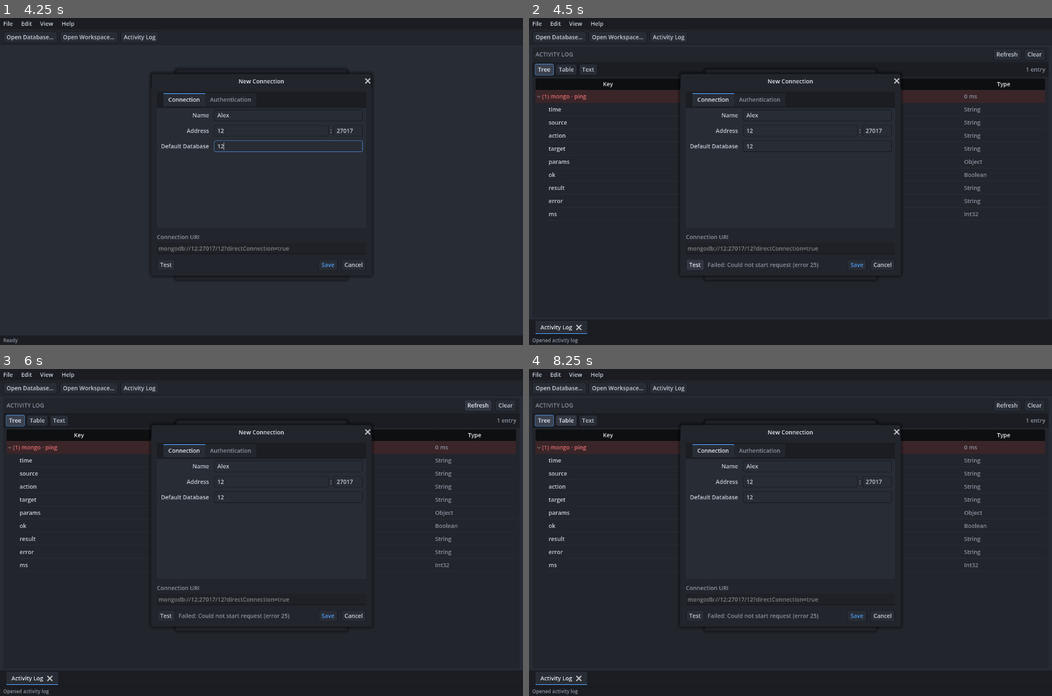
Above: before the commit, frames 1-4 (two rows, left to right).
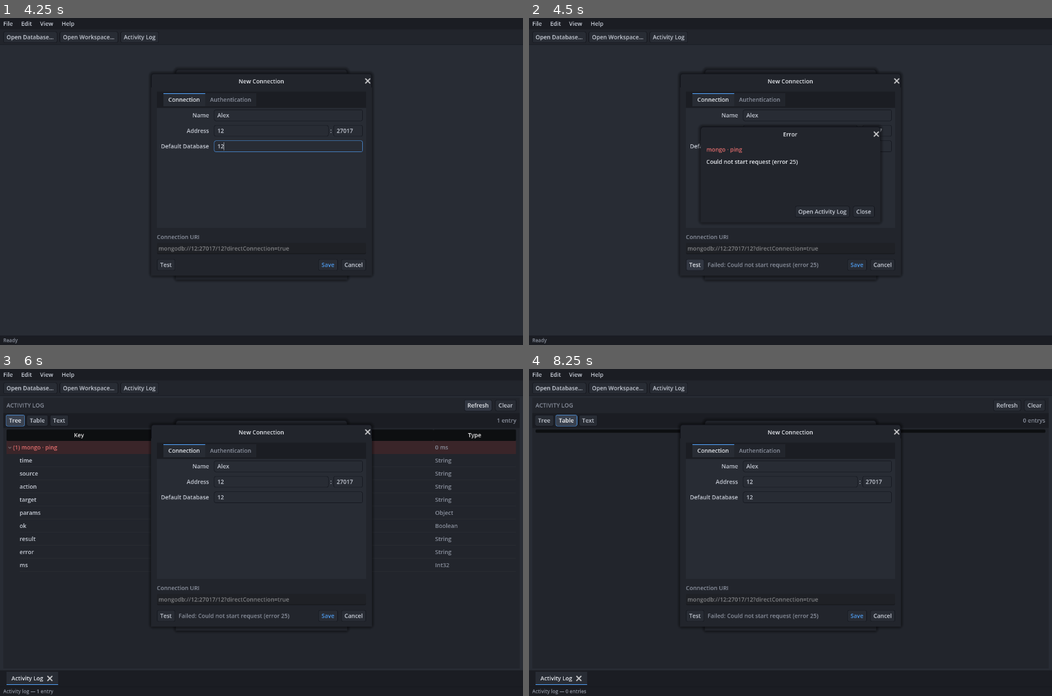
Above: after the commit, the same moments.

Repository: pierre-lehnen-rc/debris
Game: Godot game, scene res://source/ui/main.tscn
Two runs of this game, one before a commit and one after it. Both use one fixed random seed, a clock stepped at 60 frames per second and the inputs below.
Inputs (mouse positions are in pixels of both pictures, inside the frame that each line leads up to):
- Up to frame 1 (4.25 s): click "Open Database…" at 0.5 s; click "Open Workspace…" at 1.25 s; click "Activity Log" at 2 s; click "+" at 2.75 s; click (287, 116) at 3.52 s; type "Alex" at 3.6 s; click (271, 129) at 3.75 s; type "12" at 3.83 s; click (287, 145) at 3.98 s; type "12" at 4.07 s
- Up to frame 2 (4.5 s): click "Test" at 4.25 s
- Up to frame 3 (6 s): click (292, 561) at 5 s, where only the run after the commit has a clickable "Open Activity Log"; click "Refresh" at 5.75 s
- Up to frame 4 (8.25 s): click "Clear" at 6.5 s; click "Tree" at 7.25 s; click "Table" at 8 s

Frame 1 is identical in both runs. In frame 2, 3.2% of the frame differs, in the area x 0-99%, y 10-100%; in frame 3, less than 0.1%; in frame 4, 2.1%.

Commit message:
Show an error popup on failure instead of opening the activity log
A failed action now surfaces a small dismissable dialog with a button to
open the activity log, rather than opening the log unprompted. Also drop
the Insert/Edit actions from the activity log's context menu, since log
entries aren't editable documents (Delete stays).

Co-Authored-By: Claude Opus 4.7 <noreply@anthropic.com>

Diff:
--- a/client/source/ui/database/results/doc_results_view.gd
+++ b/client/source/ui/database/results/doc_results_view.gd
@@ -35,6 +35,11 @@
 var _doc_menu: PopupMenu
 var _menu_doc_index := -1
 var _menu_item: TreeItem
+
+## When set, top-level rows render as activity-log entries (see the tree view) and
+## the context menu drops the Insert/Edit actions, since log entries aren't
+## editable documents. Delete stays available.
+var _log_mode := false
 
 # Schema-driven custom types/actions ------------------------------------------
 ## Schema resolving custom types for the collection currently displayed, and the
@@ -88,6 +93,13 @@
 	_collection = collection
 
 
+## Toggle activity-log rendering. The Activity Log tab enables it via ResultsView;
+## subclasses read _log_mode when rendering rows and the base uses it to hide the
+## Insert/Edit context-menu actions.
+func set_log_mode(enabled: bool) -> void:
+	_log_mode = enabled
+
+
 ## The custom type name for a value at `field_path` in the current collection, or
 ## "" when no schema/collection/rule applies. field_path == "" is the document.
 func _resolve_type(field_path: String, value: Variant) -> String:
@@ -128,9 +140,11 @@
 			_doc_menu.get_item_index(DocAction.COLLAPSE_RECURSIVE), KEY_MASK_ALT | KEY_LEFT
 		)
 		_doc_menu.add_separator()
-	_doc_menu.add_item("Edit Document…", DocAction.EDIT)
+	if not _log_mode:
+		_doc_menu.add_item("Edit Document…", DocAction.EDIT)
 	_doc_menu.add_item("View Document", DocAction.VIEW)
-	_doc_menu.add_item("Insert Document…", DocAction.INSERT)
+	if not _log_mode:
+		_doc_menu.add_item("Insert Document…", DocAction.INSERT)
 	_doc_menu.add_separator()
 	if not is_document:
 		_doc_menu.add_item("Copy Name", DocAction.COPY_NAME)
--- a/client/source/ui/database/results/tree_results_view.gd
+++ b/client/source/ui/database/results/tree_results_view.gd
@@ -3,17 +3,11 @@
 
 ## Robo3T-style tree: one expandable row per document, then nested key/value/type
 ## rows for every field. The first document of the page starts expanded.
-
-## When set, top-level rows are rendered as activity-log entries: the Key column
-## shows source/action/target, the Value column shows the result or error, and
-## failed actions get an error background. Nested field rows are unaffected.
-var _log_mode := false
-
-
-## Toggle activity-log rendering for top-level rows. Called by the ResultsView
-## owner (only the Activity Log tab enables it).
-func set_log_mode(enabled: bool) -> void:
-	_log_mode = enabled
+##
+## When _log_mode is set (inherited from DocResultsView), top-level rows render as
+## activity-log entries: the Key column shows source/action/target, the Value
+## column shows the result or error, and failed actions get an error background.
+## Nested field rows are unaffected.
 
 
 func _ready_view() -> void:
--- a/client/source/ui/database/results_view.gd
+++ b/client/source/ui/database/results_view.gd
@@ -116,6 +116,9 @@
 ## tree view changes; the table and text views are unaffected.
 func set_log_mode(enabled: bool) -> void:
 	_tree_view.set_log_mode(enabled)
+	# The table view keeps its normal rendering, but must know it's showing log
+	# entries so its context menu drops Insert/Edit just like the tree's.
+	_table_view.set_log_mode(enabled)
 
 
 ## Opens the document editor in insert mode (used by the sidebar's
--- /dev/null
+++ b/client/source/ui/dialogs/error_dialog.gd
@@ -0,0 +1,43 @@
+class_name ErrorDialog
+extends Window
+
+## A small popup surfaced when a logged action fails. It shows the failing
+## action and its error message, and offers two choices: dismiss it, or jump to
+## the Activity Log for the full history. It never opens the log on its own —
+## that's the user's call. Layout lives in error_dialog.tscn.
+
+signal open_log_requested()
+
+@onready var _heading: Label = %Heading
+@onready var _message: Label = %Message
+
+
+func _ready() -> void:
+	_apply_style()
+
+
+func _apply_style() -> void:
+	_heading.add_theme_color_override("font_color", AppTheme.ERROR)
+	_message.add_theme_color_override("font_color", AppTheme.TEXT_BRIGHT)
+
+
+## Populate from a failed ActivityLog entry and show the popup.
+func show_error(entry: Dictionary) -> void:
+	var source: String = str(entry.get("source", ""))
+	var action: String = str(entry.get("action", ""))
+	var target: String = str(entry.get("target", ""))
+	var heading := action if source.is_empty() else "%s · %s" % [source, action]
+	if not target.is_empty():
+		heading += " · %s" % target
+	_heading.text = heading if not heading.strip_edges().is_empty() else "Action failed"
+
+	var error: String = str(entry.get("error", ""))
+	_message.text = error if not error.is_empty() else "The action failed without an error message."
+
+	popup_centered(Vector2i(440, 200))
+
+
+# Wired in error_dialog.tscn ---------------------------------------------------
+func _on_open_log() -> void:
+	hide()
+	open_log_requested.emit()
--- /dev/null
+++ b/client/source/ui/dialogs/error_dialog.tscn
@@ -0,0 +1,62 @@
+[gd_scene format=3]
+
+[ext_resource type="Theme" path="res://source/ui/theme/app_theme.tres" id="1_hiayx"]
+[ext_resource type="Script" path="res://source/ui/dialogs/error_dialog.gd" id="2_errdg"]
+
+[node name="ErrorDialog" type="Window" unique_id=771290344]
+title = "Error"
+size = Vector2i(440, 200)
+visible = false
+transient = true
+exclusive = true
+min_size = Vector2i(360, 160)
+theme = ExtResource("1_hiayx")
+script = ExtResource("2_errdg")
+
+[node name="Bg" type="Panel" parent="."]
+anchors_preset = 15
+anchor_right = 1.0
+anchor_bottom = 1.0
+
+[node name="Margin" type="MarginContainer" parent="."]
+anchors_preset = 15
+anchor_right = 1.0
+anchor_bottom = 1.0
+theme_override_constants/margin_left = 14
+theme_override_constants/margin_top = 12
+theme_override_constants/margin_right = 14
+theme_override_constants/margin_bottom = 12
+
+[node name="Col" type="VBoxContainer" parent="Margin"]
+layout_mode = 2
+theme_override_constants/separation = 10
+
+[node name="Heading" type="Label" parent="Margin/Col"]
+unique_name_in_owner = true
+layout_mode = 2
+text = "Action failed"
+autowrap_mode = 2
+
+[node name="Message" type="Label" parent="Margin/Col"]
+unique_name_in_owner = true
+layout_mode = 2
+size_flags_vertical = 3
+autowrap_mode = 2
+vertical_alignment = 0
+
+[node name="Buttons" type="HBoxContainer" parent="Margin/Col"]
+layout_mode = 2
+theme_override_constants/separation = 8
+alignment = 2
+
+[node name="OpenLogBtn" type="Button" parent="Margin/Col/Buttons"]
+layout_mode = 2
+text = "Open Activity Log"
+
+[node name="CloseBtn" type="Button" parent="Margin/Col/Buttons"]
+layout_mode = 2
+text = "Close"
+
+[connection signal="close_requested" from="." to="." method="hide"]
+[connection signal="pressed" from="Margin/Col/Buttons/OpenLogBtn" to="." method="_on_open_log"]
+[connection signal="pressed" from="Margin/Col/Buttons/CloseBtn" to="." method="hide"]
--- a/client/source/ui/main.gd
+++ b/client/source/ui/main.gd
@@ -25,6 +25,7 @@
 @onready var _picker: ConnectionPicker = $ConnectionPicker
 @onready var _workspace_dialog: WorkspaceDialog = $WorkspaceDialog
 @onready var _workspace_picker: WorkspacePicker = $WorkspacePicker
+@onready var _error_dialog: ErrorDialog = $ErrorDialog
 
 var _tab_counter := 0
 
@@ -55,8 +56,8 @@
 	bar.tab_close_display_policy = TabBar.CLOSE_BUTTON_SHOW_ALWAYS
 	bar.tab_close_pressed.connect(_on_tab_close_pressed)
 
-	# Surface failures immediately: any failed action pops the activity log open
-	# (or focuses it if already open) so the user sees what went wrong.
+	# Surface failures immediately: any failed action pops up a small error dialog
+	# offering to open the activity log, rather than opening the log unprompted.
 	ActivityLog.entry_added.connect(_on_activity_log_entry)
 
 	# Show the bundled-server startup progress in the status bar.
@@ -178,10 +179,11 @@
 
 
 # Activity log tab ------------------------------------------------------------
-## A logged action failed — reveal the activity log so the error is visible.
+## A logged action failed — surface a small error popup. The user can dismiss it
+## or open the activity log from there; we never open the log on our own.
 func _on_activity_log_entry(entry: Dictionary) -> void:
 	if not entry.get("ok", false):
-		_open_activity_log_tab()
+		_error_dialog.show_error(entry)
 
 
 ## Open the activity log, or focus it if it's already open (only one is useful).
--- a/client/source/ui/main.tscn
+++ b/client/source/ui/main.tscn
@@ -6,6 +6,7 @@
 [ext_resource type="PackedScene" path="res://source/ui/dialogs/connection_picker.tscn" id="4_pick0"]
 [ext_resource type="PackedScene" path="res://source/ui/dialogs/workspace_dialog.tscn" id="5_wsdlg"]
 [ext_resource type="PackedScene" path="res://source/ui/dialogs/workspace_picker.tscn" id="6_wspick"]
+[ext_resource type="PackedScene" path="res://source/ui/dialogs/error_dialog.tscn" id="7_errdg"]
 
 [node name="Main" type="Control"]
 layout_mode = 3
@@ -94,6 +95,8 @@
 
 [node name="WorkspacePicker" parent="." instance=ExtResource("6_wspick")]
 
+[node name="ErrorDialog" parent="." instance=ExtResource("7_errdg")]
+
 [connection signal="pressed" from="Box/Toolbar/Row/OpenDbBtn" to="." method="_open_picker"]
 [connection signal="pressed" from="Box/Toolbar/Row/OpenWsBtn" to="." method="_open_workspace_picker"]
 [connection signal="pressed" from="Box/Toolbar/Row/ActivityLogBtn" to="." method="_open_activity_log_tab"]
@@ -110,3 +113,4 @@
 [connection signal="add_workspace_requested" from="WorkspacePicker" to="." method="_on_add_workspace_requested"]
 [connection signal="edit_workspace_requested" from="WorkspacePicker" to="." method="_on_edit_workspace_requested"]
 [connection signal="status_changed" from="WorkspacePicker" to="." method="_on_status_changed"]
+[connection signal="open_log_requested" from="ErrorDialog" to="." method="_open_activity_log_tab"]
Not shown, added: client/source/ui/dialogs/error_dialog.gd.uid
